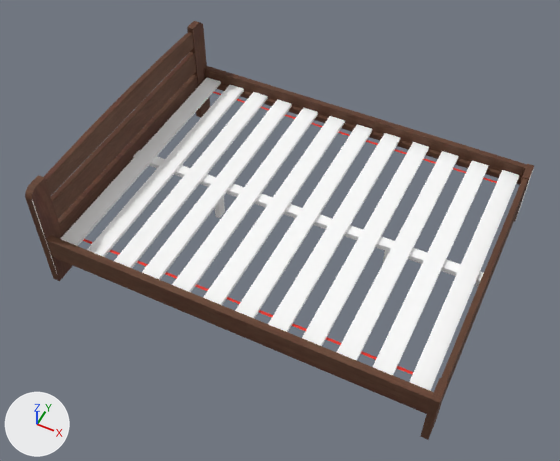
A saved change to the glTF model bedlatest.gltf.
Both versions are drawn from a 50 mm camera at (1.3, -2.66, 3.38) aimed at (0.04, -0.15, 0.24). The lights are fixed; the arrows at lower left show +X, +Y and +Z. Where no turn or scale is listed for an object, it has been applied to the vertices.

The scene before the commit, as lines of its bpy script (objects in view):
```python
mat_raw_wood = bpy.data.materials.new('raw wood')
mat_raw_wood.use_nodes = True; mat_raw_wood.node_tree.nodes.clear()
_N = mat_raw_wood.node_tree.nodes; _L = mat_raw_wood.node_tree.links
n0 = _N.new('ShaderNodeBsdfPrincipled'); n0.name = 'Principled BSDF'
n1 = _N.new('ShaderNodeOutputMaterial'); n1.name = 'Material Output'
n2 = _N.new('ShaderNodeVertexColor'); n2.name = 'Color Attribute'
_L.new(n0.outputs[0], n1.inputs[0])  # 'BSDF' to 'Surface'
_L.new(n2.outputs[0], n0.inputs[0])  # 'Color' to 'Base Color'
me_bed = bpy.data.meshes.new('bed')
me_bed.from_pydata(...)  # 805 vertices, 1878 faces; spans x -1.34..0.84, y -1.56..0.12, z 0.0..0.69
# faces by material slot: [1322, 508, 48]
me_bed.materials.append(mat_raw_wood)
me_bed.materials.append(mat_colored_wood)
me_bed.materials.append(mat_red_stripes)
ob_bed = bpy.data.objects.new('bed', me_bed)
ob_bed.location = (0.321, 0.721, 0.0)
```
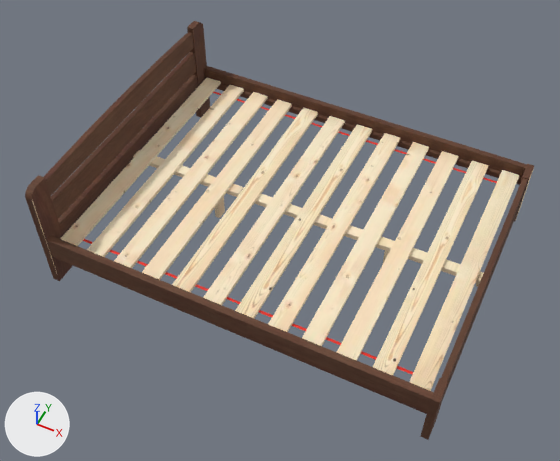
Where the change shows, as pixel boxes (x1, y1, x2, y2) in the pictures (560 x 461 px):
'bed', surface changed (white to beige): (29, 75, 532, 393) in both

Edits to the bpy script that builds the scene:
```text
Add img_struktura_eli:
    img_struktura_eli = load_image('struktura-eli', '_unpacked/struktura-eli', 600, 400, 'sRGB')
Change mat_raw_wood:
    add n3 = _N.new('ShaderNodeMix'); n3.name = 'Mix'
    add n3.data_type = 'RGBA'
    add n3.blend_type = 'MULTIPLY'
    add n3.inputs[0].default_value = 1.0  # 'Factor'
    add n4 = _N.new('ShaderNodeTexImage'); n4.name = 'Image Texture'
    add n4.image = img_struktura_eli
    where n2 = _N.new('ShaderNodeVertexColor'); n2.name = 'Color Attribute'
    where n0 = _N.new('ShaderNodeBsdfPrincipled'); n0.name = 'Principled BSDF'
    remove _L.new(n2.outputs[0], n0.inputs[0])  # 'Color' to 'Base Color'
    add _L.new(n3.outputs[2], n0.inputs[0])  # 'Result' to 'Base Color'
    add _L.new(n2.outputs[0], n3.inputs[7])  # 'Color' to 'B'
    add _L.new(n4.outputs[0], n3.inputs[6])  # 'Color' to 'A'
```
